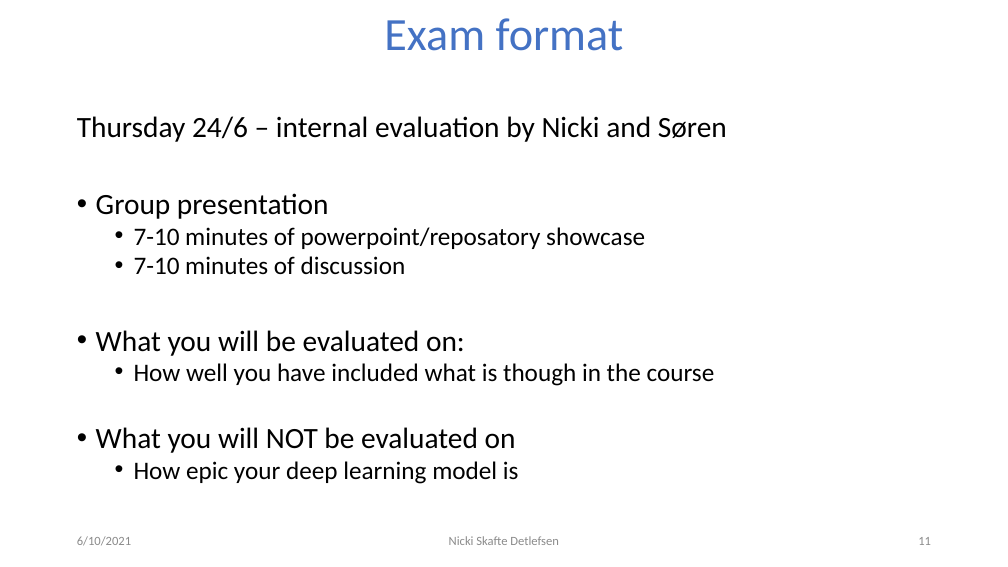
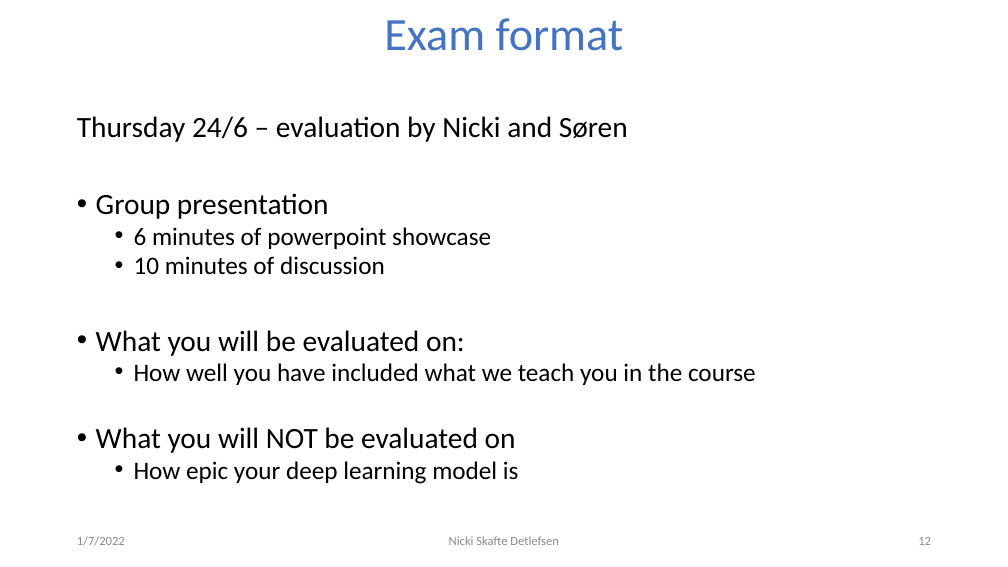
Before and after one commit to DeepEasterbunny/dtu_mlops, a slide deck: slide 12 of projects/The_pytorch_ecosystem.pptx (slide 11 before the commit). Drawn at 1008x567 pixels with LibreOffice and Linux fonts; fonts in the diff are those of the drawing; background and template pictures are left out. Boxes give left, top, right and bottom in pixels: in the first picture for what was removed or moved away, otherwise in the second. Text is boxed around its words. In the diff, an @@ line names an element or a change of style, - is before the commit and + after.

```diff
--- a/projects/The_pytorch_ecosystem.pptx
+++ b/projects/The_pytorch_ecosystem.pptx
@@ text at (x1=77, y1=116, x2=628, y2=142): text changed @@
-Thursday 24/6 – internal evaluation by Nicki and Søren
+Thursday 24/6 – evaluation by Nicki and Søren
@@ text at (x1=134, y1=227, x2=491, y2=275): text changed @@
-  • 7-10 minutes of powerpoint/reposatory showcase
-  • 7-10 minutes of discussion
+  • 6 minutes of powerpoint showcase
+  • 10 minutes of discussion
@@ text at (x1=134, y1=363, x2=756, y2=385): text changed @@
-  • How well you have included what is though in the course
+  • How well you have included what we teach you in the course
@@ text at (x1=77, y1=536, x2=125, y2=546): text changed @@
-6/10/2021
+1/7/2022
```
Also in this commit, not shown: 11 other slides changed, 1 slide added, 1 other file.
